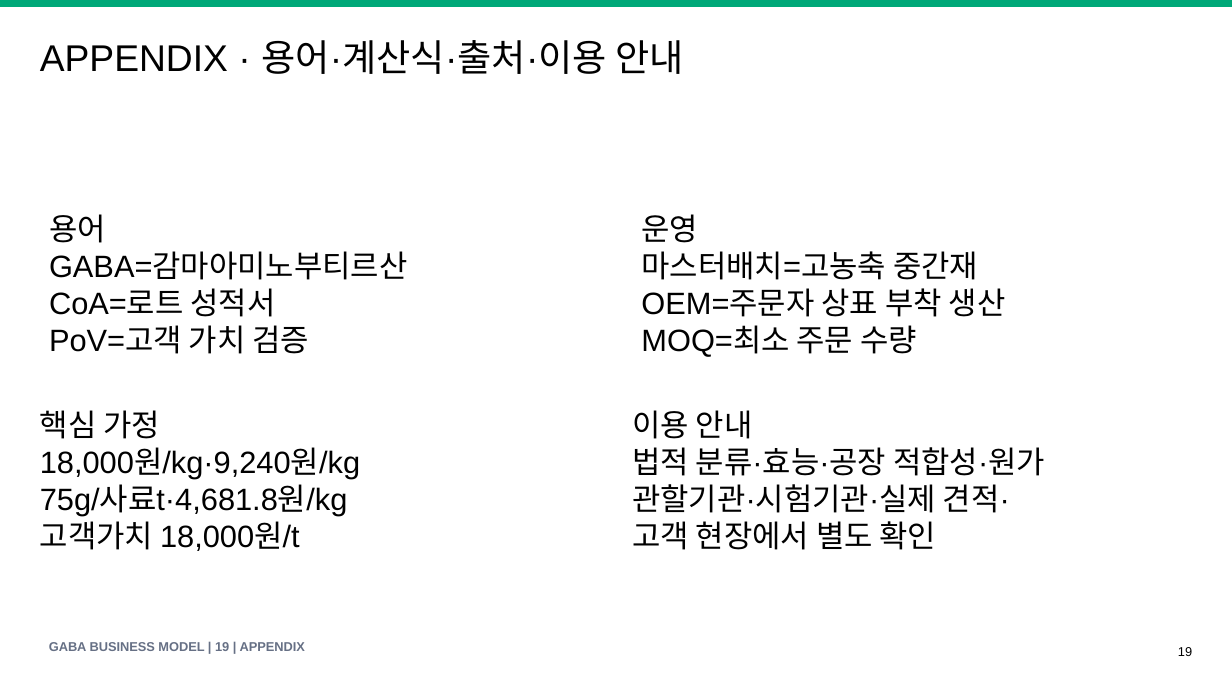
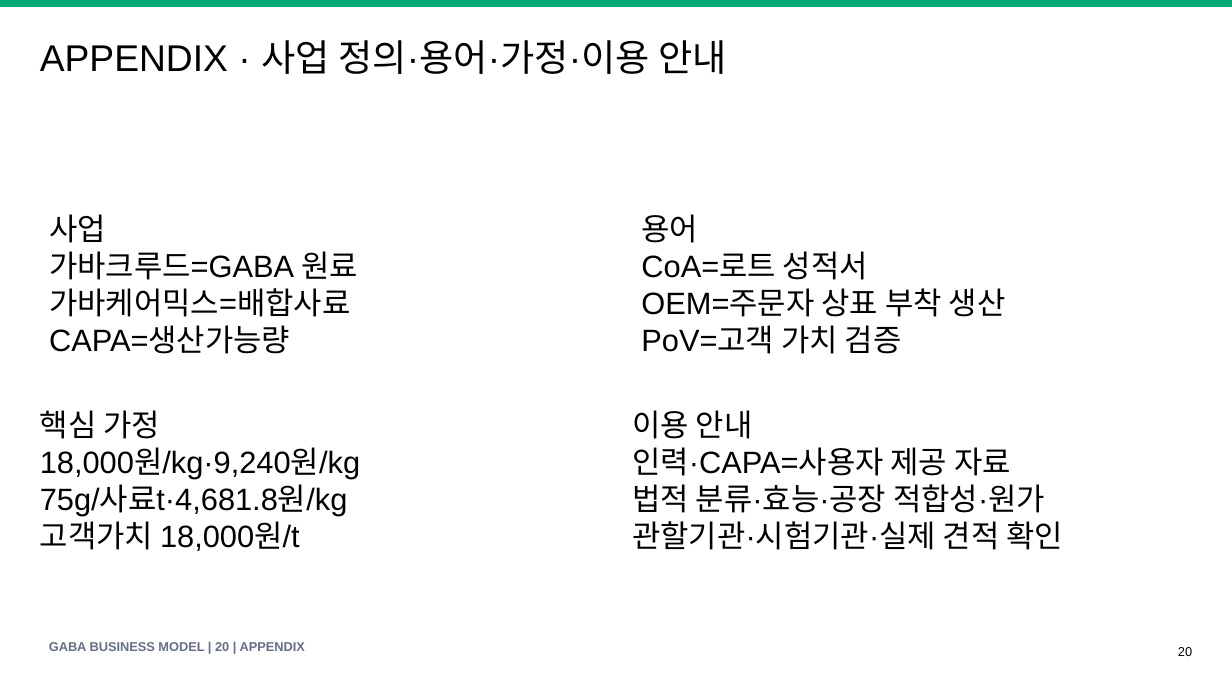
Before and after one commit to KRAdavid/gaba-feed-business-index, a slide deck: slide 20 of GABA_Feed_Business_Model_Speech_Deck_v1.pptx (slide 19 before the commit). Drawn at 1232x693 pixels with LibreOffice and Linux fonts; fonts in the diff are those of the drawing. Boxes give left, top, right and bottom in pixels: in the first picture for what was removed or moved away, otherwise in the second. Text is boxed around its words. In the diff, an @@ line names an element or a change of style, - is before the commit and + after.

```diff
--- a/GABA_Feed_Business_Model_Speech_Deck_v1.pptx
+++ b/GABA_Feed_Business_Model_Speech_Deck_v1.pptx
@@ text at (40, 40, 727, 74): text changed @@
-APPENDIX · 용어·계산식·출처·이용 안내
+APPENDIX · 사업 정의·용어·가정·이용 안내
@@ text at (49, 214, 358, 354): text changed @@
-용어
-GABA=감마아미노부티르산
-CoA=로트 성적서
-PoV=고객 가치 검증
+사업
+가바크루드=GABA 원료
+가바케어믹스=배합사료
+CAPA=생산가능량
@@ text at (641, 214, 868, 280): text changed @@
-운영
-마스터배치=고농축 중간재
+용어
+CoA=로트 성적서
@@ text at (641, 325, 902, 354): text changed @@
-MOQ=최소 주문 수량
+PoV=고객 가치 검증
@@ text at (632, 447, 1011, 476): paragraph added @@
+인력·CAPA=사용자 제공 자료
@@ text at (632, 521, 1064, 550): text changed @@
-관할기관·시험기관·실제 견적·
-고객 현장에서 별도 확인
+관할기관·시험기관·실제 견적 확인
@@ text at (49, 642, 305, 651): text changed @@
-GABA BUSINESS MODEL | 19 | APPENDIX
+GABA BUSINESS MODEL | 20 | APPENDIX
@@ text at (1178, 647, 1192, 656): text changed @@
-19
+20
```
Also in this commit, not shown: 17 other slides changed, 2 slides added, 1 slide removed, 19 other files.
